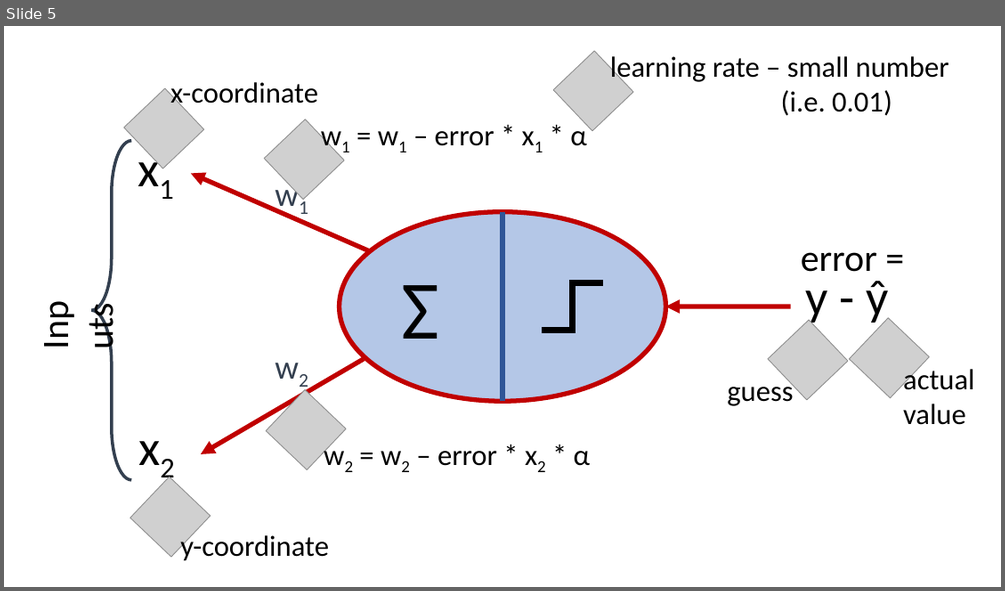
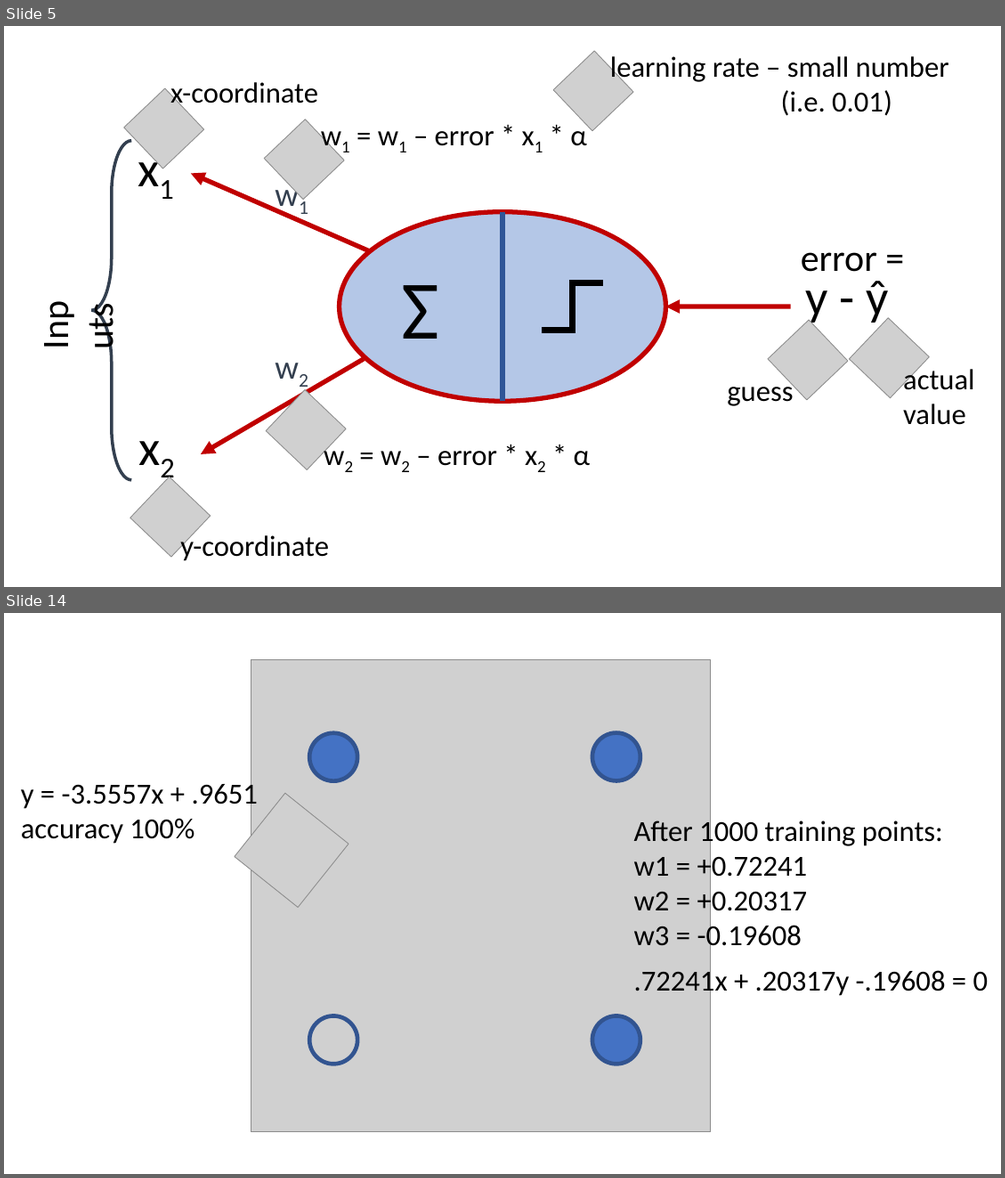
Before and after one commit to mdcramer/Simple-Perceptron-Network, a slide deck: Simple Perceptron Networks.pptx. Shown one above the other, each under a label of ours: slide 5 before the commit, slides 5 and 14 after it; the slides between them are not shown. The pictures are 1005x591 and 1005x1178 pixels, drawn with LibreOffice and Linux fonts; fonts in the diff are those of the drawing; grey boxes stand for pictures. Boxes give left, top, right and bottom in pixels: in the first picture for what was removed or moved away, otherwise in the second. Text is boxed around its words. In the diff, an @@ line names an element or a change of style, - is before the commit and + after.

Commit message:
more slides and minor code tweaks
minor changes to code. reduced some training loops to 1000 examples. altered some training loops to use network() as opposed to feed_forward(). many new slides in presentation.

```diff
--- a/Simple Perceptron Networks.pptx
+++ b/Simple Perceptron Networks.pptx
@@ slide 14 added at [4,613,1001,1174], background #FFFFFF @@
@@ picture added at [251,659,711,1132] @@
@@ ellipse added at [310,732,357,780], fill #4472C4, outline #325491 4 pt @@
@@ ellipse added at [592,732,640,780], fill #4472C4, outline #325491 4 pt @@
@@ text added at [21,779,258,844], 28 pt, text #000000 @@
+y = -3.5557x + .9651
+accuracy 100%
@@ picture added at [235,793,348,908] @@
@@ text added at [634,817,943,953], 28 pt, text #000000 @@
+After 1000 training points:
+w1 = +0.72241
+w2 = +0.20317
+w3 = -0.19608
@@ text added at [634,966,988,997], 28 pt, text #000000 @@
+.72241x + .20317y -.19608 = 0
@@ ellipse added at [310,1016,357,1064], outline #325491 4 pt @@
@@ ellipse added at [592,1016,640,1064], fill #4472C4, outline #325491 4 pt @@
```
Also in this commit, not shown: 6 slides changed, 10 other slides added, 1 other file.
